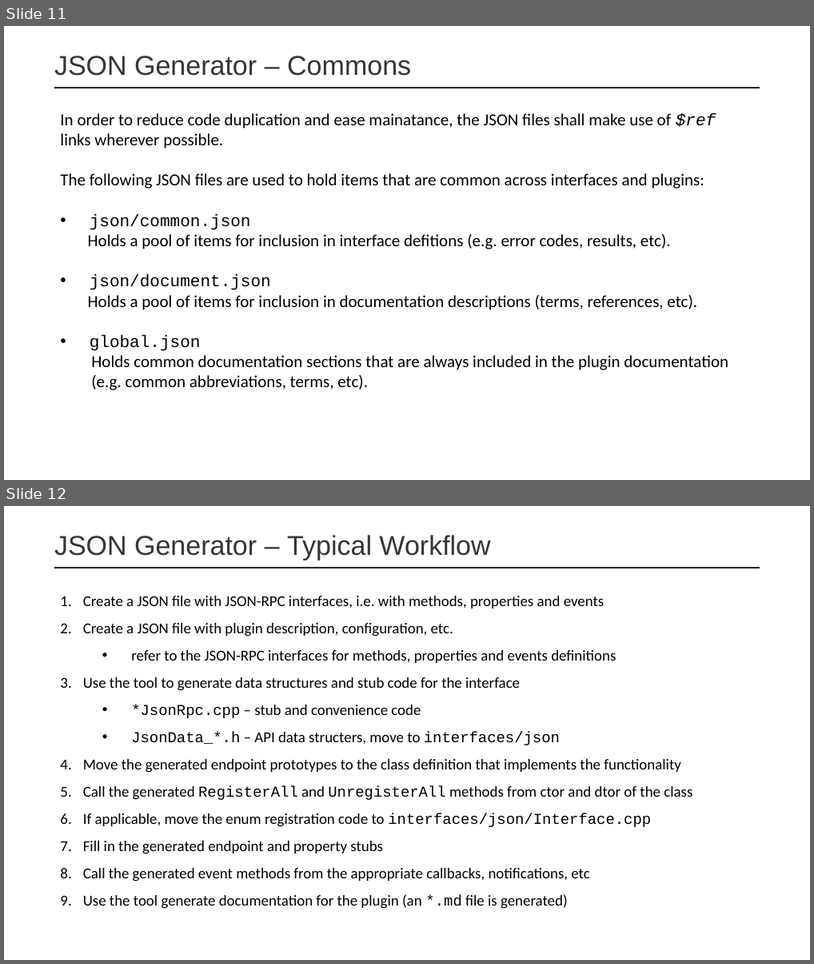
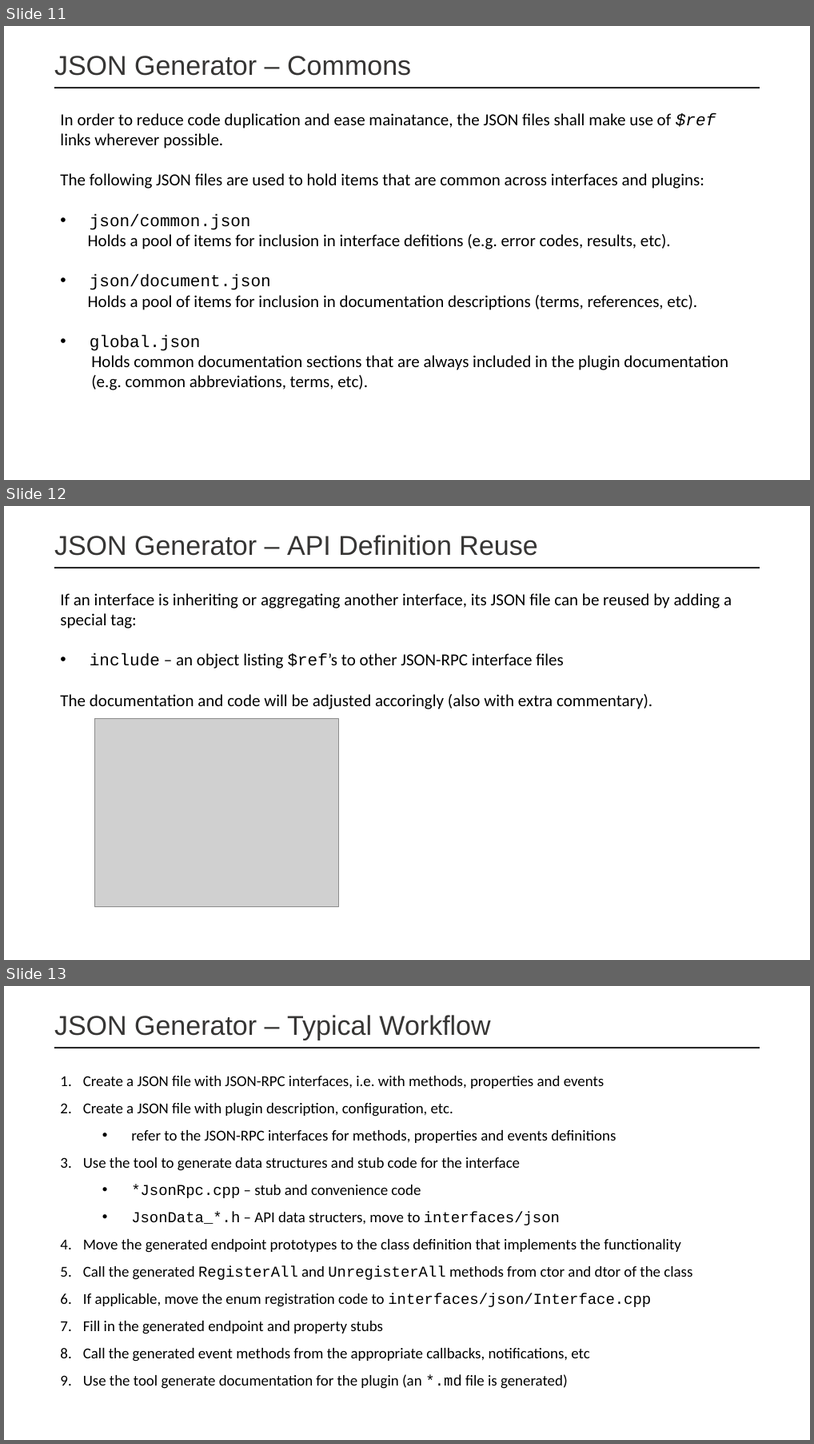
Before and after one commit to WebPlatformForEmbedded/Documentation, a slide deck: Thunder/JsonGenerator_Overview.pptx. Shown one above the other, each under a label of ours: slides 11 and 12 before the commit, slides 11, 12 and 13 after it. The pictures are 814x964 and 814x1444 pixels, drawn with LibreOffice and Linux fonts; fonts in the diff are those of the drawing; grey boxes stand for pictures; background and template pictures are left out. Boxes give left, top, right and bottom in pixels: in the first picture for what was removed or moved away, otherwise in the second. Text is boxed around its words. In the diff, an @@ line names an element or a change of style, - is before the commit and + after.

Commit message:
Update JsonGenerator_Overview with latest command line dump

```diff
--- a/Thunder/JsonGenerator_Overview.pptx
+++ b/Thunder/JsonGenerator_Overview.pptx
@@ slide 12 added at [4,506,810,960], background #FFFFFF; not listed: 1 template element that a slide beside it also shows @@
@@ title added at [54,535,538,556], 32.4 pt, text #363534 @@
+JSON Generator – API Definition Reuse
@@ text added at [60,593,732,709], 20 pt, text #000000 @@
+If an interface is inheriting or aggregating another interface, its JSON file can be reused by adding a special tag:
+• include – an object listing $ref’s to other JSON-RPC interface files
+The documentation and code will be adjusted accoringly (also with extra commentary).
@@ picture added at [95,718,339,907] @@
@@ what was slide 12 is now slide 13 @@
```
Also in this commit, not shown: 5 slides changed.
